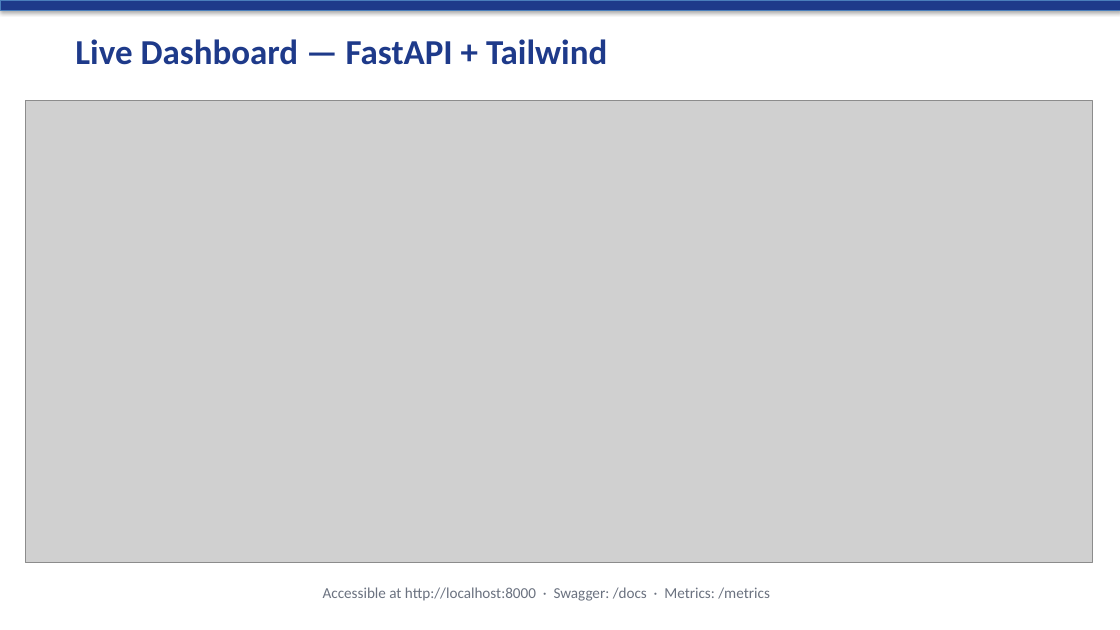
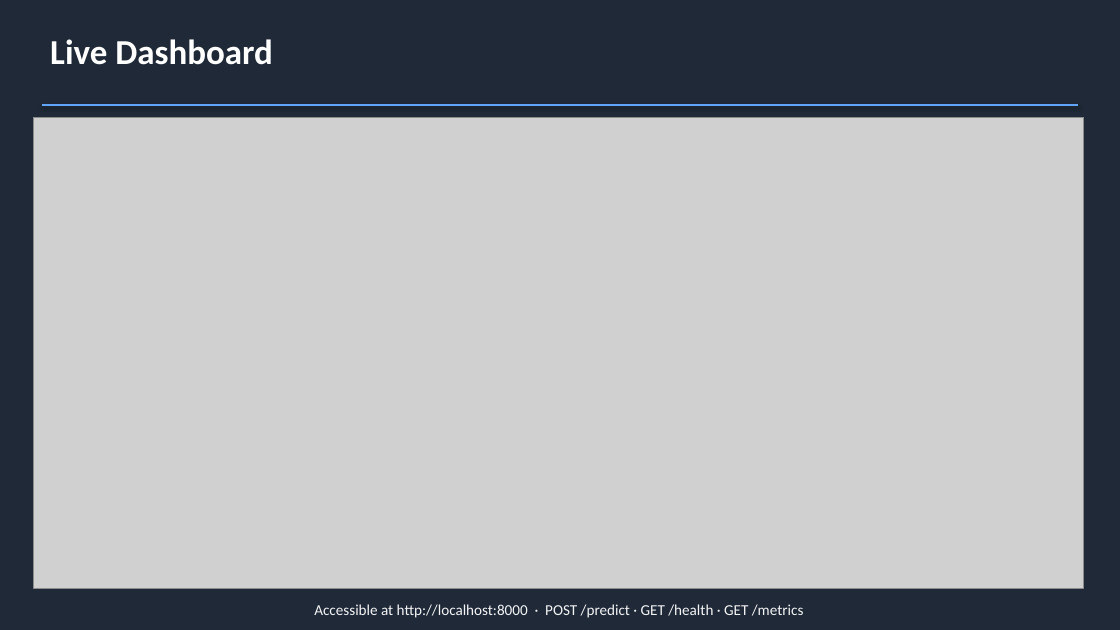
Before and after one commit to heramb-analytics/claude-code-ml-pipeline-20260415-214802, a slide deck: slide 6 of reports/pipeline_presentation.pptx. Drawn at 1120x630 pixels with LibreOffice and Linux fonts; fonts in the diff are those of the drawing; grey boxes stand for pictures. Boxes give left, top, right and bottom in pixels: in the first picture for what was removed or moved away, otherwise in the second. Text is boxed around its words. In the diff, an @@ line names an element or a change of style, - is before the commit and + after.

```diff
--- a/reports/pipeline_presentation.pptx
+++ b/reports/pipeline_presentation.pptx
@@ background #FFFFFF to #1F2937 @@
@@ rectangle removed at (x1=0, y1=0, x2=1120, y2=10) @@
@@ text at (x1=50, y1=39, x2=273, y2=65): text changed; text colour #1E3A8A to #FFFFFF @@
-Live Dashboard — FastAPI + Tailwind
+Live Dashboard
@@ picture resized from (x1=25, y1=101, x2=1092, y2=563) to (x1=34, y1=118, x2=1084, y2=588) @@
@@ line added from (42, 105) to (1078, 105), #60A5FA 1.5 pt @@
@@ text at (x1=314, y1=604, x2=804, y2=618): text changed; text colour #6B7280 to #F3F4F6 @@
-Accessible at http://localhost:8000 · Swagger: /docs · Metrics: /metrics
+Accessible at http://localhost:8000 · POST /predict · GET /health · GET /metrics
```
Also in this commit, not shown: 2 other slides changed, 5 slides added, 5 slides removed, 1 other file.
